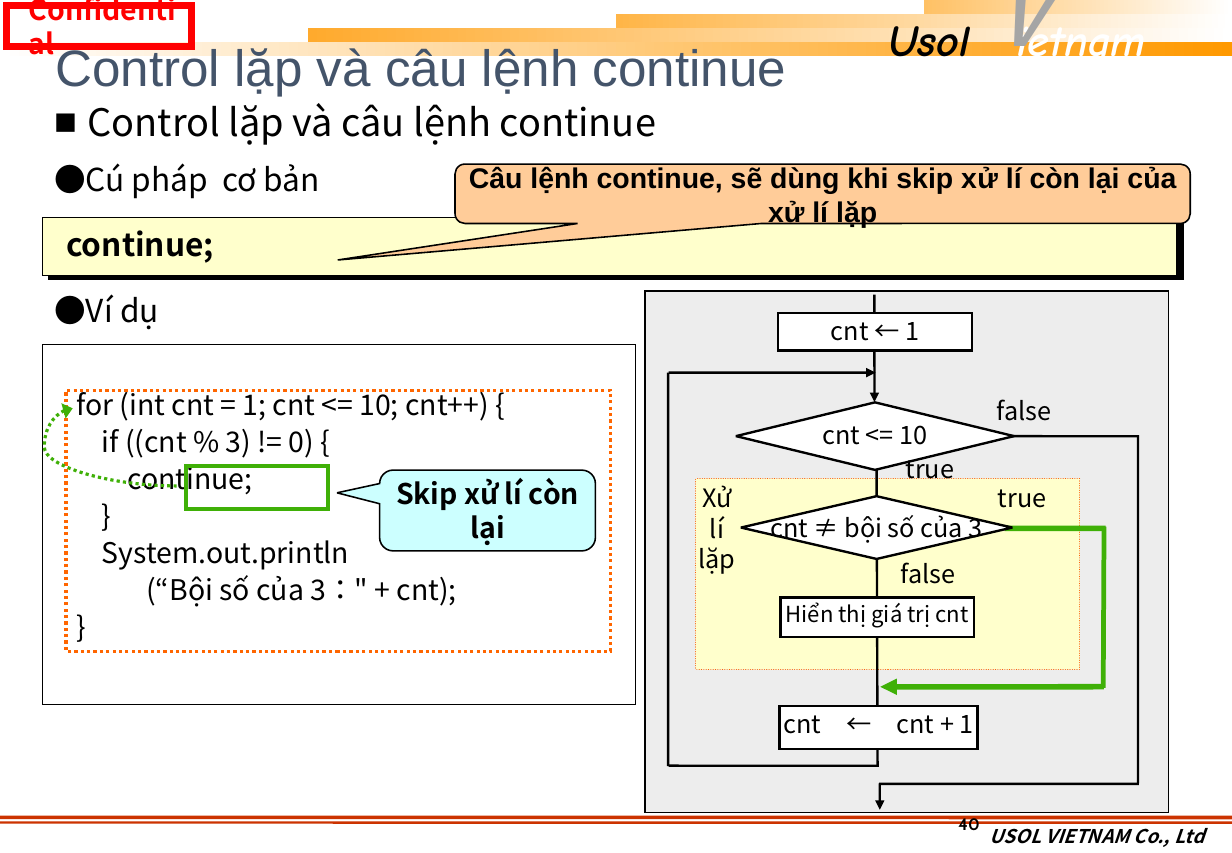
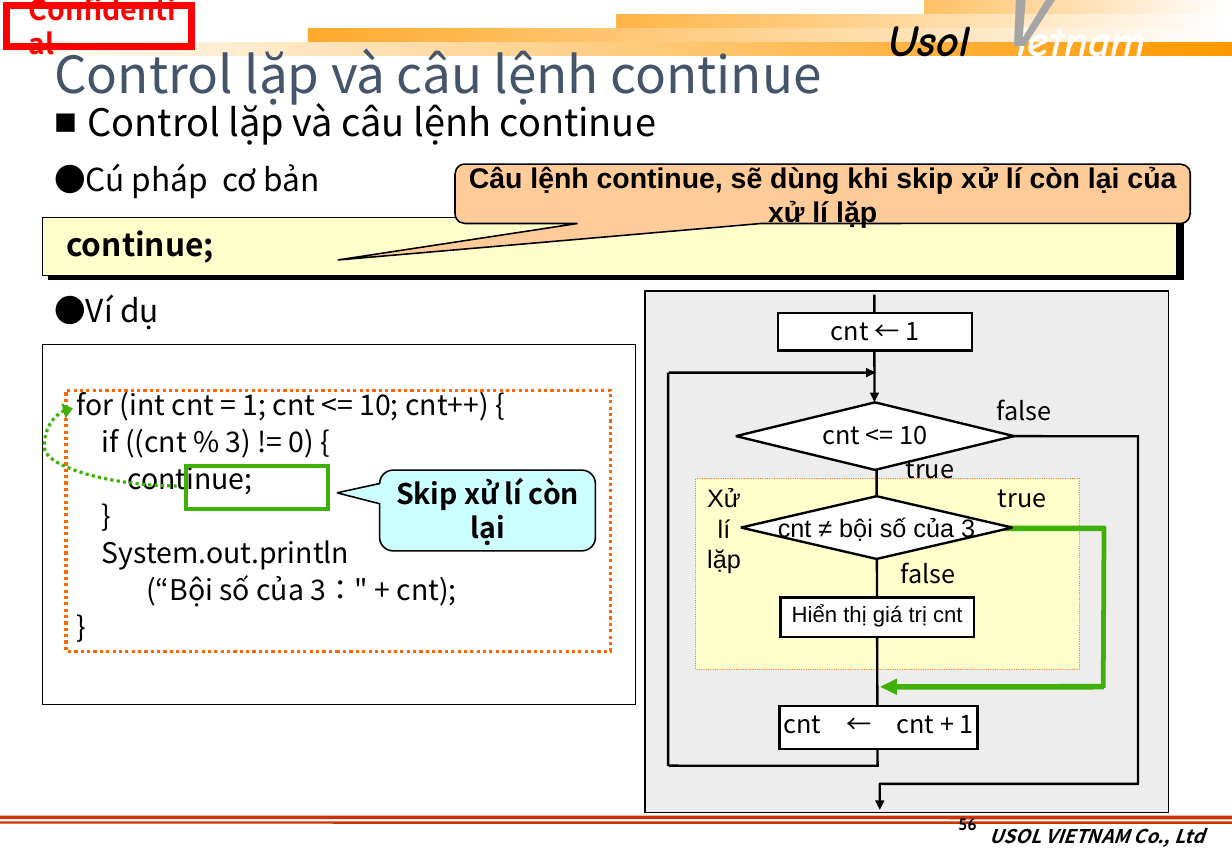
Before and after one commit to khuongmaingoc/javaDoc, a slide deck: slide 56 of Java_Week2.pptx (slide 40 before the commit). Drawn at 1232x853 pixels with LibreOffice and Linux fonts; fonts in the diff are those of the drawing; background and template pictures are left out. Boxes give left, top, right and bottom in pixels: in the first picture for what was removed or moved away, otherwise in the second. Text is boxed around its words. In the diff, an @@ line names an element or a change of style, - is before the commit and + after.

```diff
--- a/Java_Week2.pptx
+++ b/Java_Week2.pptx
@@ title "Control lặp và câu lệnh ..." at (x1=54, y1=42, x2=821, y2=107): font Arial to Noto Sans CJK JP @@
@@ font Noto Sans CJK JP to Arial in 3 elements at (x1=742, y1=496, x2=1014, y2=559), (x1=780, y1=598, x2=974, y2=638), (x1=707, y1=488, x2=741, y2=574) @@
@@ text "Xử lí lặp" moved from (x1=699, y1=485, x2=736, y2=574) to (x1=707, y1=488, x2=741, y2=574) @@
@@ page number at (x1=958, y1=816, x2=976, y2=834): text changed @@
-40
+56
```
Also in this commit, not shown: 13 other slides changed, 19 slides added, 3 other files.
